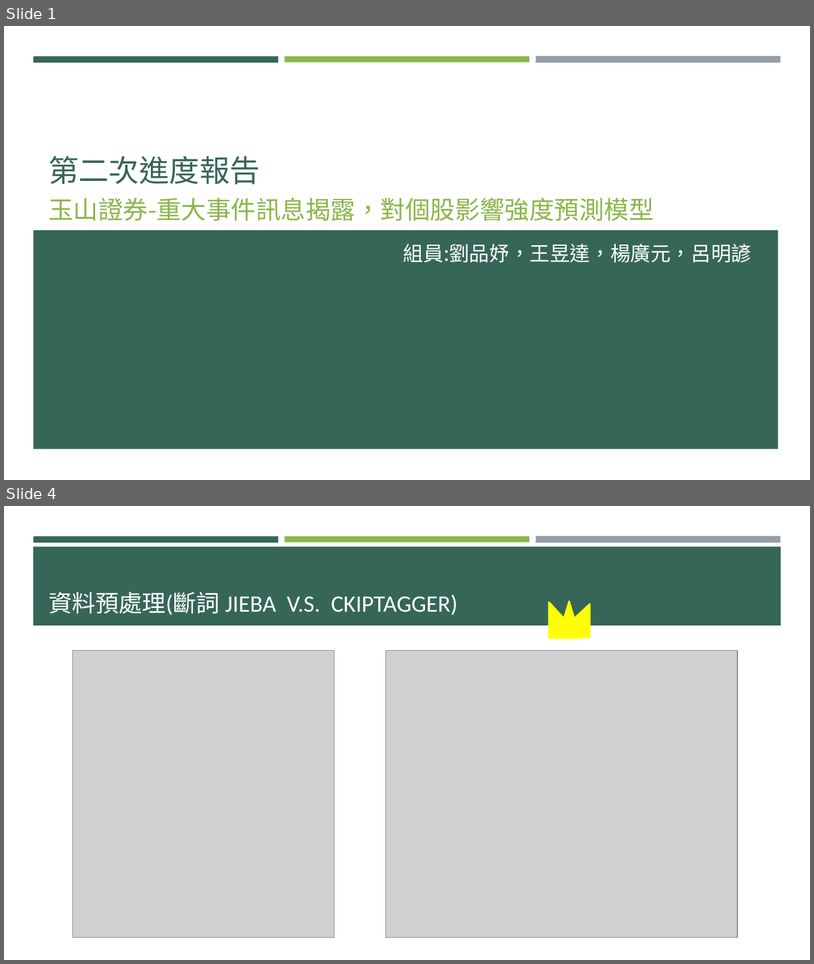
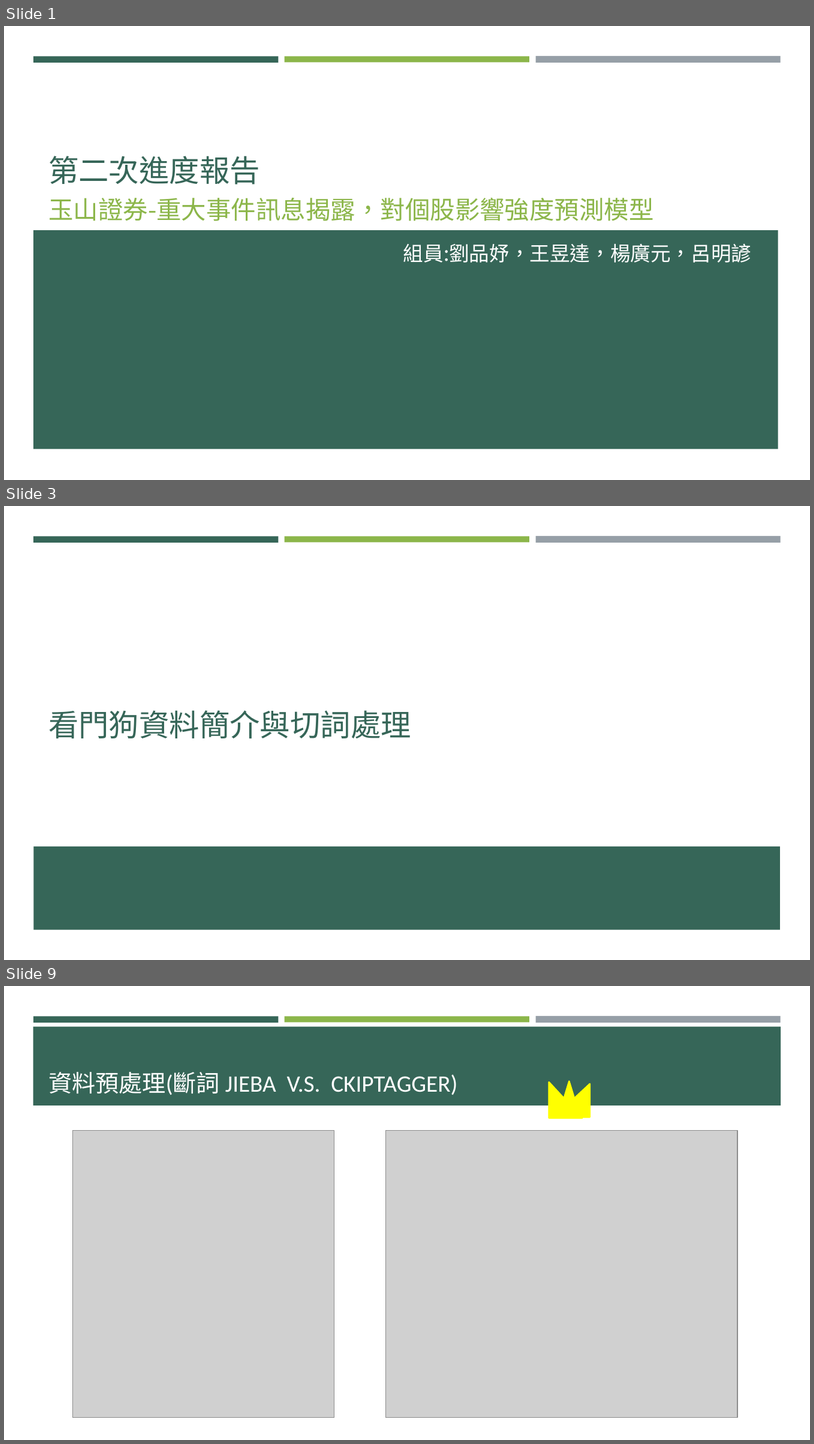
Before and after one commit to p314008dsa/Text-mining, a slide deck: 0610進度報告 .pptx. Shown one above the other, each under a label of ours: slides 1 and 4 before the commit, slides 1, 3 and 9 after it; the slides between them are not shown. The pictures are 814x964 and 814x1444 pixels, drawn with LibreOffice and Linux fonts; fonts in the diff are those of the drawing; grey boxes stand for pictures. Boxes give left, top, right and bottom in pixels: in the first picture for what was removed or moved away, otherwise in the second. Text is boxed around its words. In the diff, an @@ line names an element or a change of style, - is before the commit and + after.

```diff
--- a/0610進度報告 .pptx
+++ b/0610進度報告 .pptx
@@ slide 3 added at bbox=[4, 506, 810, 960], background #FFFFFF; not listed: 3 template elements that a slide beside it also shows @@
@@ title added at bbox=[48, 710, 411, 738], 36 pt, text #366658 @@
+看門狗資料簡介與切詞處理
@@ rectangle added at bbox=[33, 846, 781, 930], fill #366658 @@
@@ what was slide 4 is now slide 9 @@
```
Also in this commit, not shown: 4 slides changed, 9 other slides added, 1 slide removed, 1 other file.
